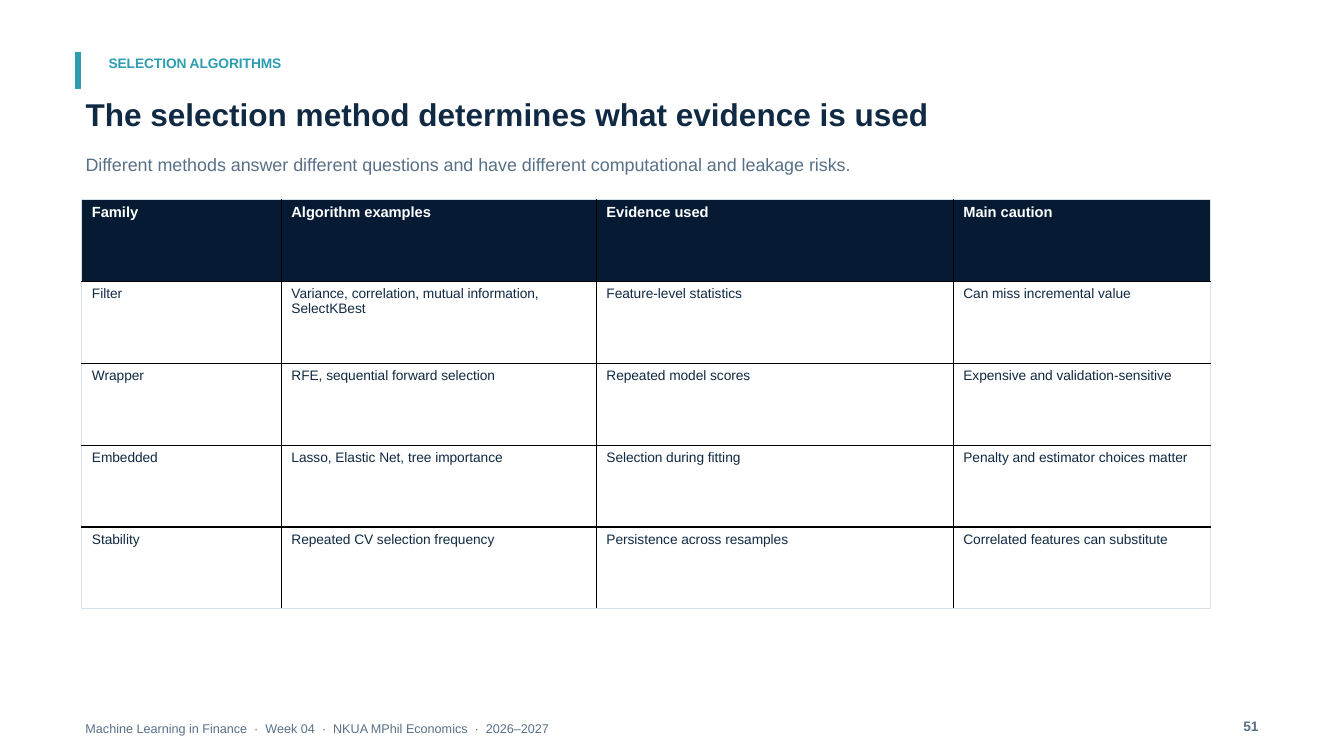
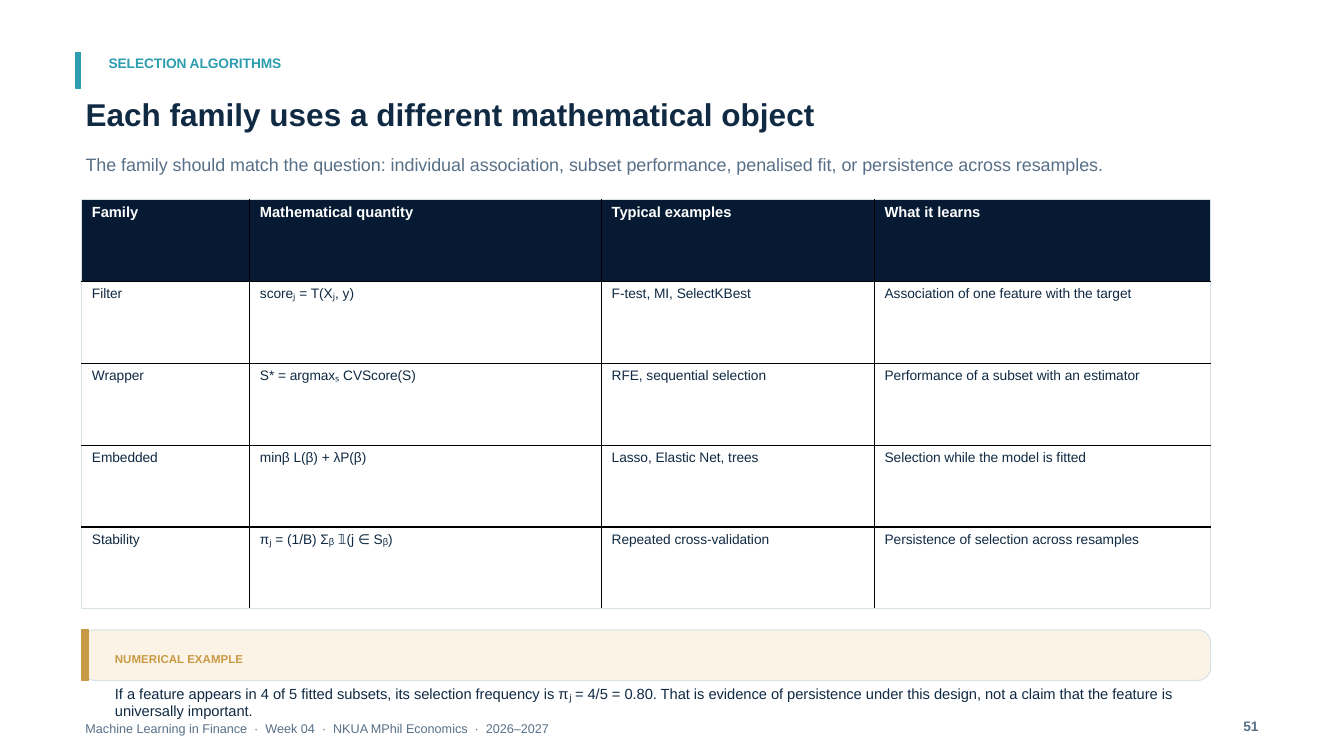
Before and after one commit to fkottas/Teaching-Courses, a slide deck: slide 51 of Machine Learning in Finance/2026-2027/lectures/week-04/slides/Lecture_04_Feature_Engineering_for_Financial_Data_2026-2027.pptx. Drawn at 1344x756 pixels with LibreOffice and Linux fonts; fonts in the diff are those of the drawing. Boxes give left, top, right and bottom in pixels: in the first picture for what was removed or moved away, otherwise in the second. Text is boxed around its words. In the diff, an @@ line names an element or a change of style, - is before the commit and + after.

Commit message:
Upgrade Week 4 feature-selection teaching materials

```diff
--- a/Machine Learning in Finance/2026-2027/lectures/week-04/slides/Lecture_04_Feature_Engineering_for_Financial_Data_2026-2027.pptx
+++ b/Machine Learning in Finance/2026-2027/lectures/week-04/slides/Lecture_04_Feature_Engineering_for_Financial_Data_2026-2027.pptx
@@ text at [86, 103, 814, 132]: text changed @@
-The selection method determines what evidence is used
+Each family uses a different mathematical object
@@ text at [86, 158, 1103, 175]: text changed @@
-Different methods answer different questions and have different computational and leakage risks.
+The family should match the question: individual association, subset performance, penalised fit, or persistence across resamples.
@@ table at [82, 200, 1211, 609] @@
-row 1: Family | Algorithm examples | Evidence used | Main caution
+row 1: Family | Mathematical quantity | Typical examples | What it learns
-row 2: Filter | Variance, correlation, mutual information, SelectKBest | Feature-level statistics | Can miss incremental value
+row 2: Filter | scoreⱼ = T(Xⱼ, y) | F-test, MI, SelectKBest | Association of one feature with the target
-row 3: Wrapper | RFE, sequential forward selection | Repeated model scores | Expensive and validation-sensitive
+row 3: Wrapper | S* = argmaxₛ CVScore(S) | RFE, sequential selection | Performance of a subset with an estimator
-row 4: Embedded | Lasso, Elastic Net, tree importance | Selection during fitting | Penalty and estimator choices matter
+row 4: Embedded | minβ L(β) + λP(β) | Lasso, Elastic Net, trees | Selection while the model is fitted
-row 5: Stability | Repeated CV selection frequency | Persistence across resamples | Correlated features can substitute
+row 5: Stability | πⱼ = (1/B) Σᵦ 𝟙(j ∈ Sᵦ) | Repeated cross-validation | Persistence of selection across resamples
@@ rounded rectangle added at [82, 630, 1211, 681], fill #FBF3E5, outline #D6E2E8 0.75 pt @@
@@ rectangle added at [82, 630, 88, 681], fill #C99A45, outline #C99A45 0.75 pt @@
@@ text added at [115, 655, 243, 663], 8.2 pt, text #C99A45, bold @@
+NUMERICAL EXAMPLE
@@ text added at [115, 688, 1173, 702], 10.5 pt, text #102A43 @@
+If a feature appears in 4 of 5 fitted subsets, its selection frequency is πⱼ = 4/5 = 0.80. That is evidence of persistence under this design, not a claim that the feature is universally important.
```
Also in this commit, not shown: 8 other slides changed, 4 slides added, 4 slides removed, 7 other files.
